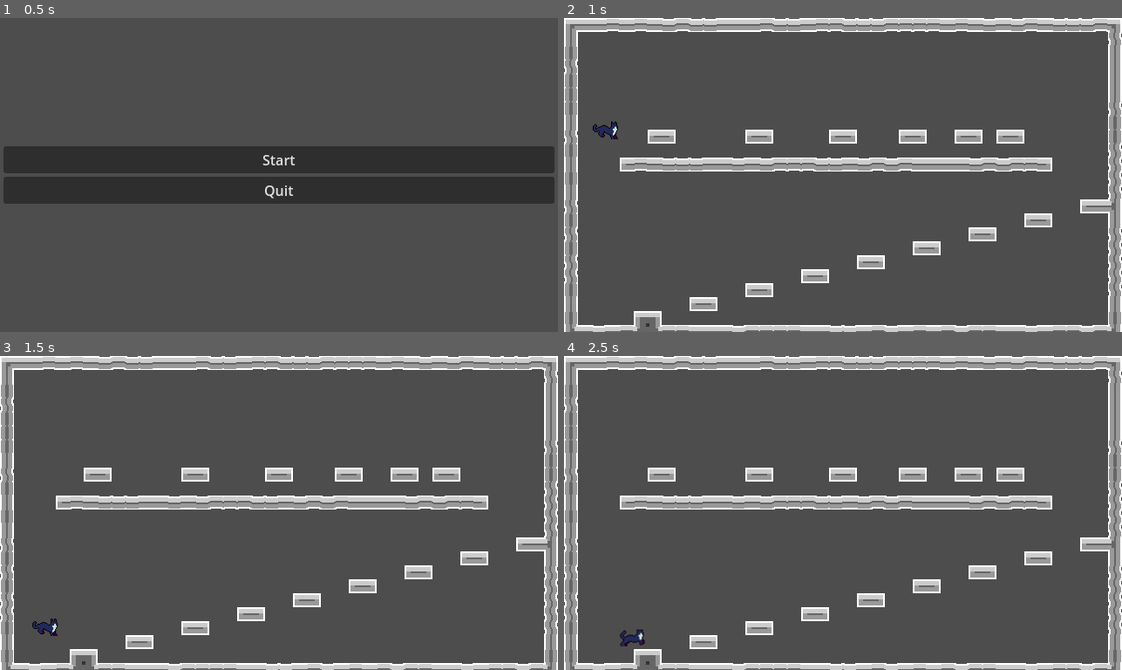
Above: before the commit, frames 1-4 (two rows, left to right).
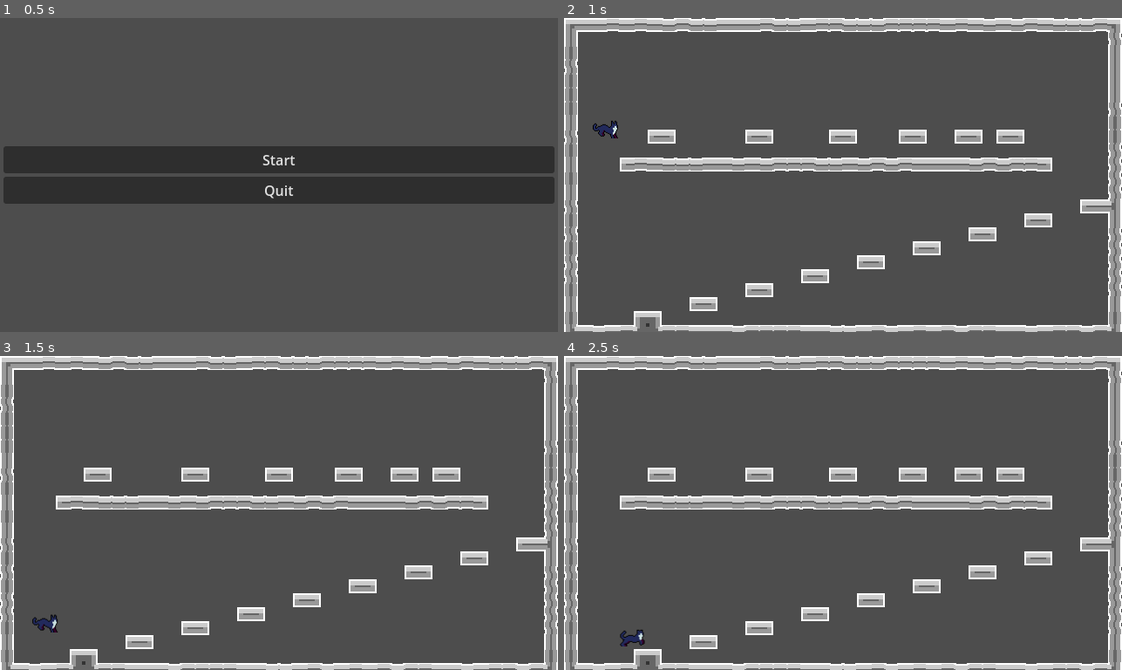
Above: after the commit, the same moments.

Repository: EmperorCookie/groundhogvania
Game: Godot game, scene res://menu/main_menu.tscn
Same seed, same stepped clock (60 frames per second), same inputs: the game is played once before the commit and once after it.
Inputs:
- Up to frame 1 (0.5 s): no input
- Up to frame 2 (1 s): click "Start" at 0.5 s
- Up to frame 3 (1.5 s): hold Right (player_right) from 1.28 s (still down); tap Shift (player_dash) at 1.35 s
- Up to frame 4 (2.5 s): keep holding Right (player_right); tap Space (player_jump) at 1.52, 2.27 s; tap Shift (player_dash) at 2.1 s

Frame 1 is identical in both runs. In frame 2, less than 0.1% of the frame differs, in the area x 5-10%, y 32-39%; in frame 3, 0.2%, in the area x 5-11%, y 82-90%; in frame 4, less than 0.1%.

Commit message:
Use weight multiplier instead of abnormal gravity

Diff:
--- a/player/player.gd
+++ b/player/player.gd
@@ -7,12 +7,12 @@
 @export var animation_player: AnimationPlayer = null
 
 # Scale
-const TERMINAL_VELOCITY: float = 55
 const CHARACTER_HEIGHT_PX: int = 12
 const CHARACTER_HEIGHT: float = 0.33
 const GRID_PX: int = 16
 const METER_PX: float = floor(CHARACTER_HEIGHT_PX / CHARACTER_HEIGHT)
 const GRID: float = GRID_PX / METER_PX
+const TERMINAL_VELOCITY: float = 10 * GRID
 
 # External values
 @onready var default_gravity: float = ProjectSettings.get_setting("physics/2d/default_gravity")
@@ -22,6 +22,7 @@
 @export var can_dash: bool = false
 
 # Stats
+@export var weight: float = 1.5
 @export var jump_height: float = 3.2 * GRID
 @export var jump_height_double: float = 3.2 * GRID
 @export var jump_height_abort: float = 0.5 * GRID
@@ -119,18 +120,18 @@
 			pass # TODO
 		# Jump
 		if jump_action == 2:
-			_velocity.y = -jump_velocity(default_gravity, jump_height)
+			_velocity.y = -jump_velocity(default_gravity * weight, jump_height)
 	# Air controls
 	else:
 		# Gravity
-		var g = default_gravity * delta
+		var g = default_gravity * weight * delta
 		_velocity.y += g
 		# Terminal velocity
 		if _velocity.y > TERMINAL_VELOCITY:
 			velocity.y = max(velocity.y - g * 2, TERMINAL_VELOCITY)
 		# Abort jump
 		if jump_action == -1:
-			var jump_velocity_abort = jump_velocity(default_gravity, jump_height_abort)
+			var jump_velocity_abort = jump_velocity(default_gravity * weight, jump_height_abort)
 			if _velocity.y < -jump_velocity_abort:
 				_velocity.y = -jump_velocity_abort
 		# Air control
@@ -153,14 +154,8 @@
 
 func play_animation(animation_name: String, loop: bool = true, restart: bool = false):
 	var animation: String = get_animation(sprite, animations[animation_name])
-	#print_debug(animation_player.current_animation + ", " + animation)
 	if last_animation != animation or restart:
 		animation_player.get_animation(animation).loop_mode = Animation.LOOP_LINEAR if loop else Animation.LOOP_NONE
-		#print_debug(
-			#"Animation changed from " + animation_player.current_animation
-			#+ " to " + animation
-			#+ ", loop_mode: " + str(animation_player.get_animation(animation).loop_mode)
-		#)
 		animation_player.play(animation)
 		last_animation = animation
 
--- a/project.godot
+++ b/project.godot
@@ -59,4 +59,4 @@
 
 [physics]
 
-2d/default_gravity=15.0
+2d/default_gravity=9.81
